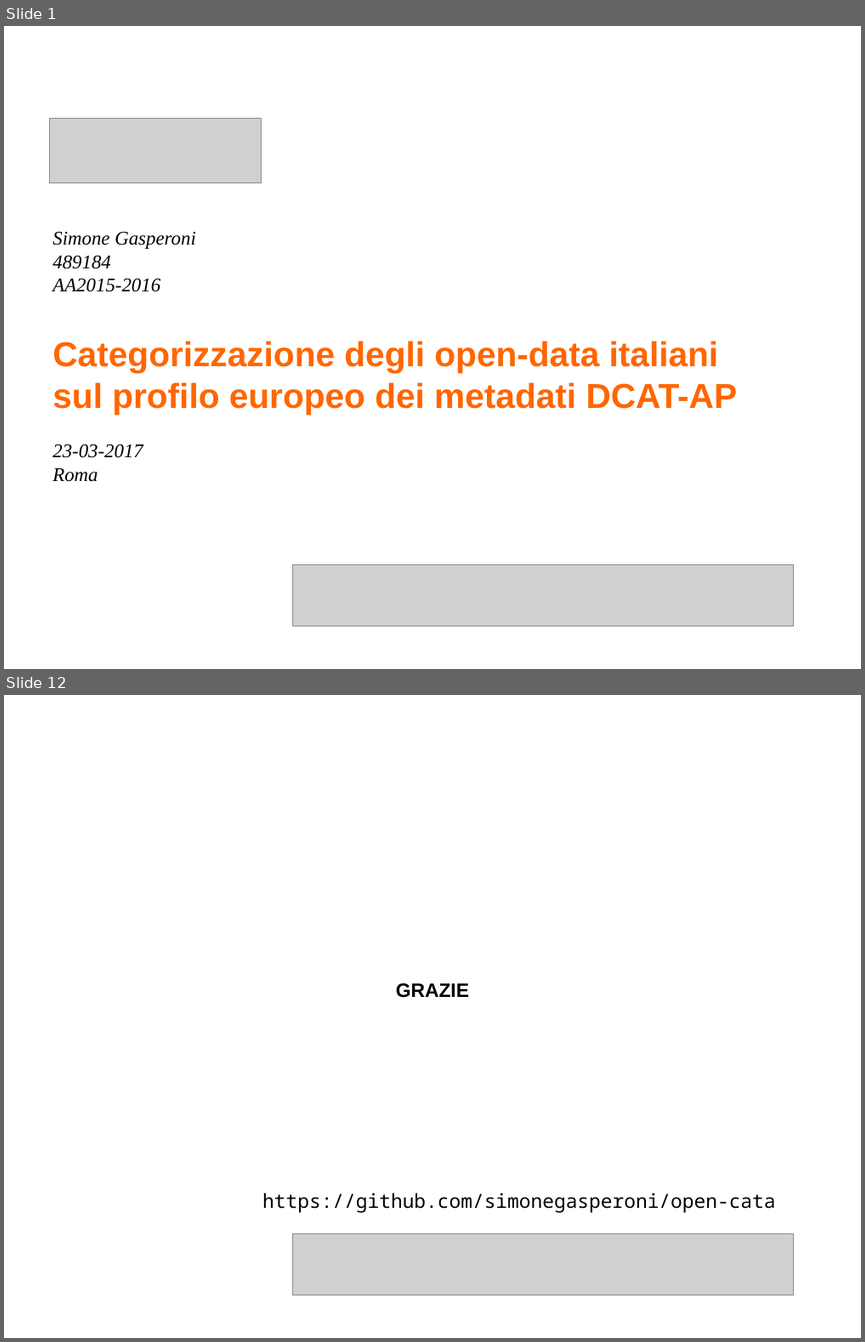
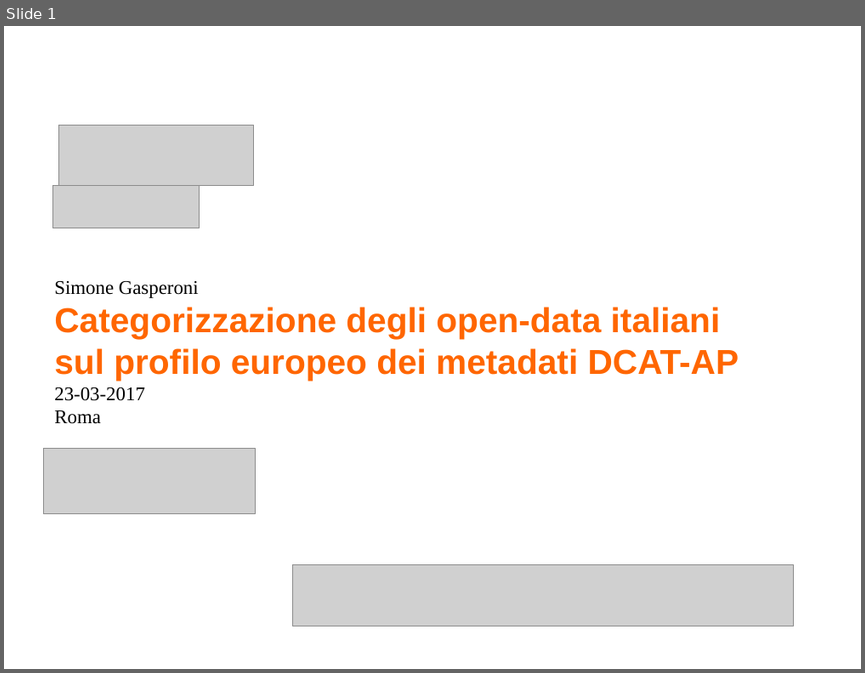
Before and after one commit to simonegasperoni/MSc_thesis_tex, a slide deck: th/slides/slides.odp. Shown one above the other, each under a label of ours: slides 1 and 12 before the commit, slide 1 after it; the slides between them are not shown. The pictures are 865x1342 and 865x673 pixels, drawn with LibreOffice and Linux fonts; fonts in the diff are those of the drawing; grey boxes stand for pictures. Boxes give left, top, right and bottom in pixels: in the first picture for what was removed or moved away, otherwise in the second. Text is boxed around its words. In the diff, an @@ line names an element or a change of style, - is before the commit and + after.

```diff
--- a/th/slides/slides.odp
+++ b/th/slides/slides.odp
@@ slide 12 removed at box(4, 695, 861, 1338), background #FFFFFF @@
@@ text removed at box(396, 983, 469, 998) @@
-GRAZIE
@@ text removed at box(262, 1192, 775, 1213) @@
-https://github.com/simonegasperoni/open-cata
@@ picture removed at box(293, 1234, 794, 1294) @@
@@ slide 1 changed as well @@
@@ picture: place and size @@
-picture at box(49, 118, 261, 183)
+picture at box(59, 125, 254, 186)
@@ picture added at box(53, 186, 200, 228) @@
@@ text at box(52, 255, 160, 292): paragraphs removed @@
-489184
-AA2015-2016
@@ text "Simone Gasperoni": place and size @@
-text "Simone Gasperoni" at box(52, 232, 738, 482)
+text "Simone Gasperoni" at box(54, 281, 739, 424)
@@ text at box(54, 281, 199, 424): italic off in "Simone Gasperoni", "23-03-2017", "Roma" @@
@@ picture added at box(43, 448, 255, 514) @@
```
Also in this commit, not shown: 6 other slides changed, 15 slides added, 4 other slides removed, 4 other files.
